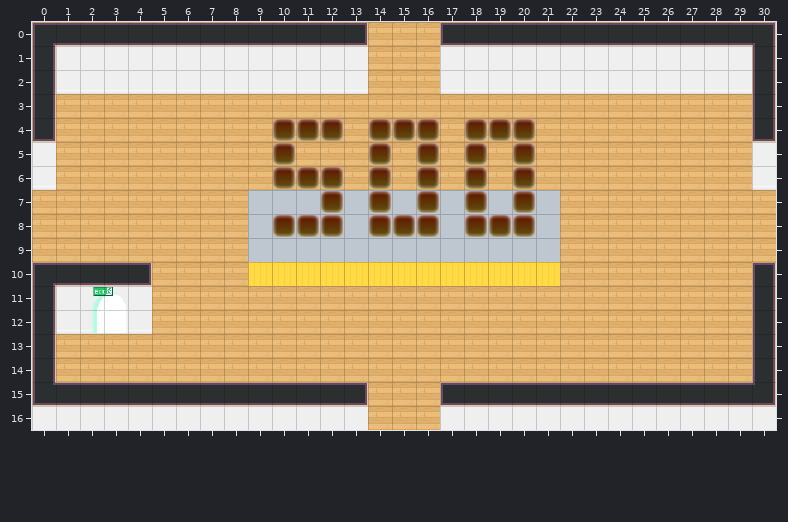
An edit to a level. Tiled map (JSON), dist/map/500.json. Above is the file before it was changed.
Cells are 32x32 px. Shown: x 0..30, y 0..16.
After:
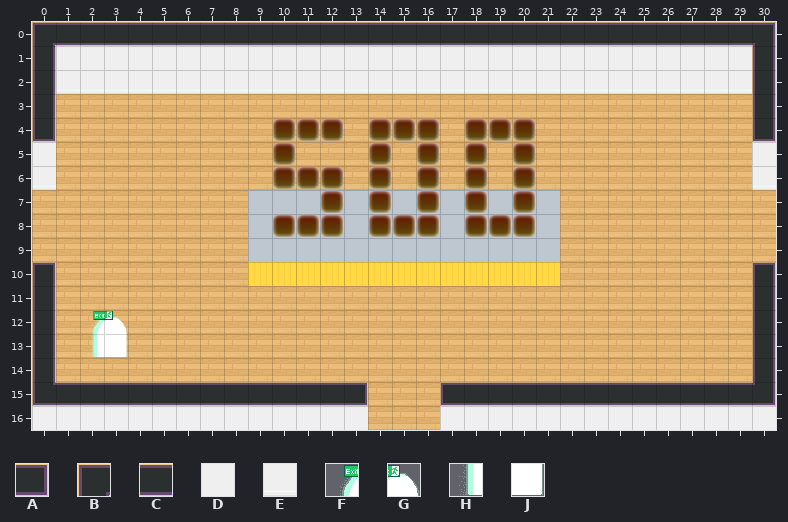
Key: from "tileset5_export": A 47, B 48, C 56, D 62, E 72; from "worldExit": F 0, G 1, H 2, J 3.
_ is an empty cell.
Tiles of an added or newly shown layer are drawn over the layers below it.
Difference:
Layer "walltest":
y 10: x 0..4 BCCCA -> _____
y 11: x 1..4 DDDD -> ____
y 12: x 1..4 EEEE -> ____
Layer "door-north" (now shown):
y 0: x 13..17 _____ -> CCCCC
y 1: x 14..16 ___ -> DDD
y 2: x 14..16 ___ -> EEE
Layer "LOBBYx":
y 11: x 2..3 FG -> __
y 12: x 2..3 HJ -> FG
y 13: x 2..3 __ -> HJ
Boxes around the changes in both pictures, in picture pixels (x1, y1, x2, y2):
added: (365, 22, 443, 94)
changed: (53, 262, 152, 357)
